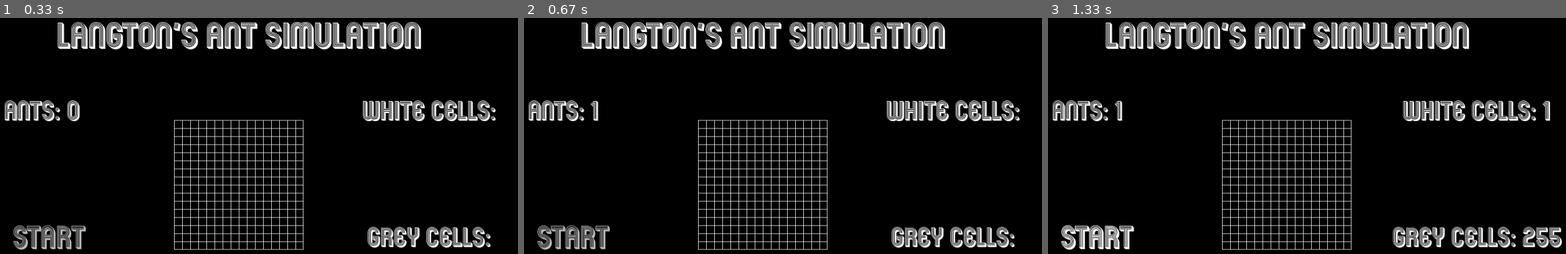
Above: before the commit, frames 1-3 (left to right).
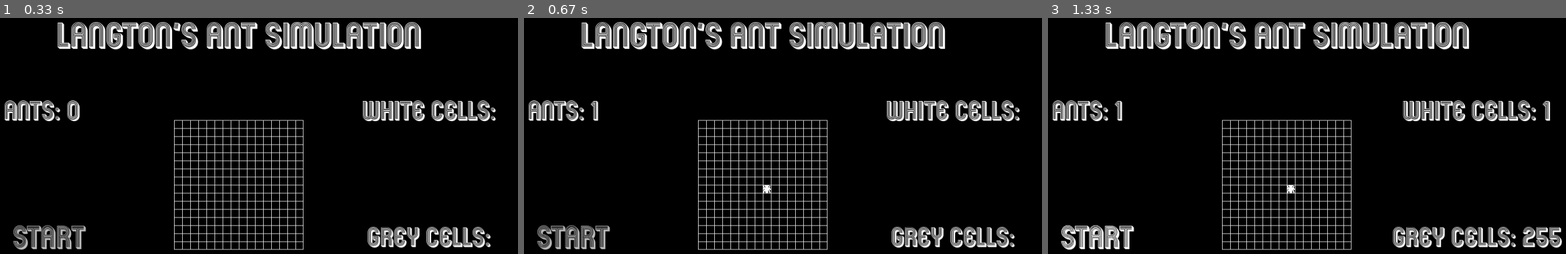
Above: after the commit, the same moments.

Repository: shogun-mar/Langton-s-Ant-Pygame
Game: pygame game, started from gui.py
Two runs of this game, one before a commit and one after it. Both use one fixed random seed, a clock stepped at 60 frames per second and the inputs below.
Inputs (mouse positions are in pixels of both pictures, inside the frame that each line leads up to):
- Up to frame 1 (0.33 s): no input
- Up to frame 2 (0.67 s): click (762, 185) at 0.38 s
- Up to frame 3 (1.33 s): click (1094, 235) at 0.72 s

Frame 1 is identical in both runs. In frame 2, less than 0.1% of the frame differs, in the area x 46-48%, y 70-75%; in frame 3, less than 0.1%.

Commit message:
langton simulation pt4 commit1

Diff:
--- a/gui.py
+++ b/gui.py
@@ -104,6 +104,8 @@
                 self.ant_counter_rect.center = (225 - 15 * len(str(num_ants)), 300)
                 self.screen.blit(self.ant_counter_text, self.ant_counter_rect)
 
+                self.draw_placement_grid()
+
             else:
                 coverup_surf = pygame.Surface(self.white_cell_counter_text.get_size())
                 self.screen.blit(coverup_surf, self.white_cell_counter_rect)
@@ -138,7 +140,6 @@
         self.ants.append(ant)
         self.grid[column][row] = 1
 
-        grid_origin_x, grid_origin_y = self.placement_grid_offset
         color_int = pygame.Color(ant.color)  # Convert named color to integer color
         sprite_pixel_array = pygame.PixelArray(self.ant_base_sprite)
         for i in range(sprite_pixel_array.shape[0]):
@@ -149,7 +150,11 @@
 
         ant.sprite = sprite_pixel_array.make_surface()  # Creates a new surface with the new pixel array.
         del sprite_pixel_array  # Delete the pixel array to unlock the surface
-        self.screen.blit(ant.sprite, (grid_origin_x + column * self.CELL_SIZE, grid_origin_y + row * self.CELL_SIZE))
+
+    def draw_placement_grid(self):
+        grid_origin_x, grid_origin_y = self.placement_grid_offset
+        for ant in self.ants:
+            self.screen.blit(ant.sprite, (grid_origin_x + ant.x * self.CELL_SIZE, grid_origin_y + ant.y * self.CELL_SIZE))
 
 if __name__ == "__main__":
     app = App()
Binary file added: ant_sprite - Copia.png
Binary file changed: ant_sprite.png
